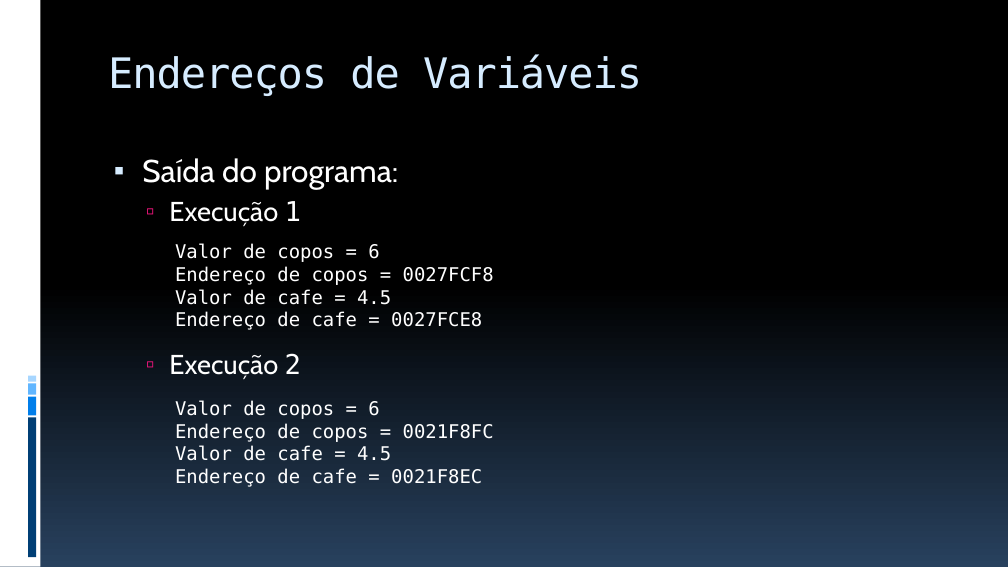
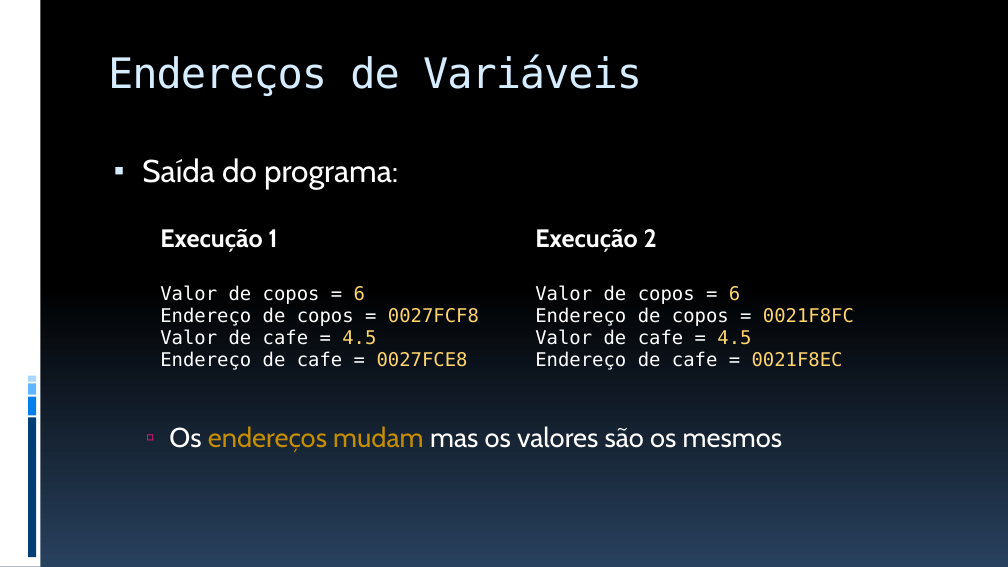
Before and after one commit to JudsonSS/ProgComp, a slide deck: slide 17 of Slides/14. Ponteiros.pptx. Drawn at 1008x567 pixels with LibreOffice and Linux fonts; fonts in the diff are those of the drawing. Boxes give left, top, right and bottom in pixels: in the first picture for what was removed or moved away, otherwise in the second. Text is boxed around its words. In the diff, an @@ line names an element or a change of style, - is before the commit and + after.

```diff
--- a/Slides/14. Ponteiros.pptx
+++ b/Slides/14. Ponteiros.pptx
@@ table added at box(153, 219, 903, 401), 2 rows, 2 columns @@
+Execução 1 | Execução 2
+Valor de copos = 6 / Endereço de copos = 0027FCF8 / Valor de cafe = 4.5 / Endereço de cafe = 0027FCE8 | Valor de copos = 6 / Endereço de copos = 0021F8FC / Valor de cafe = 4.5 / Endereço de cafe = 0021F8EC
@@ text removed at box(175, 243, 494, 330) @@
-Valor de copos = 6
-Endereço de copos = 0027FCF8
-Valor de cafe = 4.5
-Endereço de cafe = 0027FCE8
@@ text removed at box(175, 400, 494, 487) @@
-Valor de copos = 6
-Endereço de copos = 0021F8FC
-Valor de cafe = 4.5
-Endereço de cafe = 0021F8EC
@@ text at box(169, 426, 783, 452): text changed @@
-  ▫ Execução 1
-  ▫ Execução 2
+  ▫ Os endereços mudam mas os valores são os mesmos
```
Also in this commit, not shown: 24 other slides changed, 1 slide added, 6 other files.
